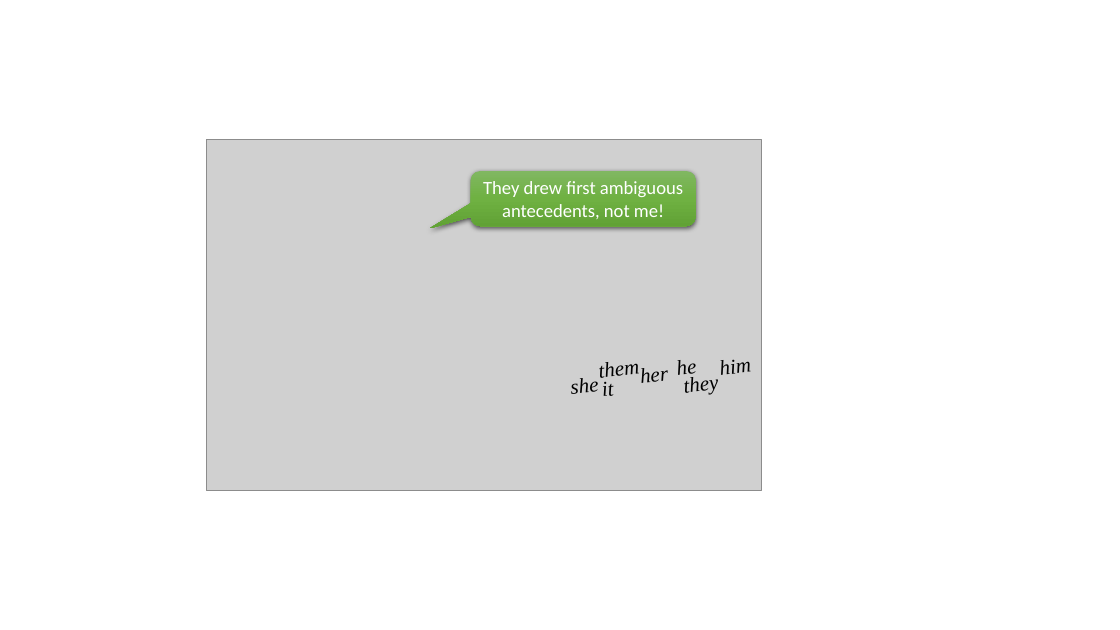
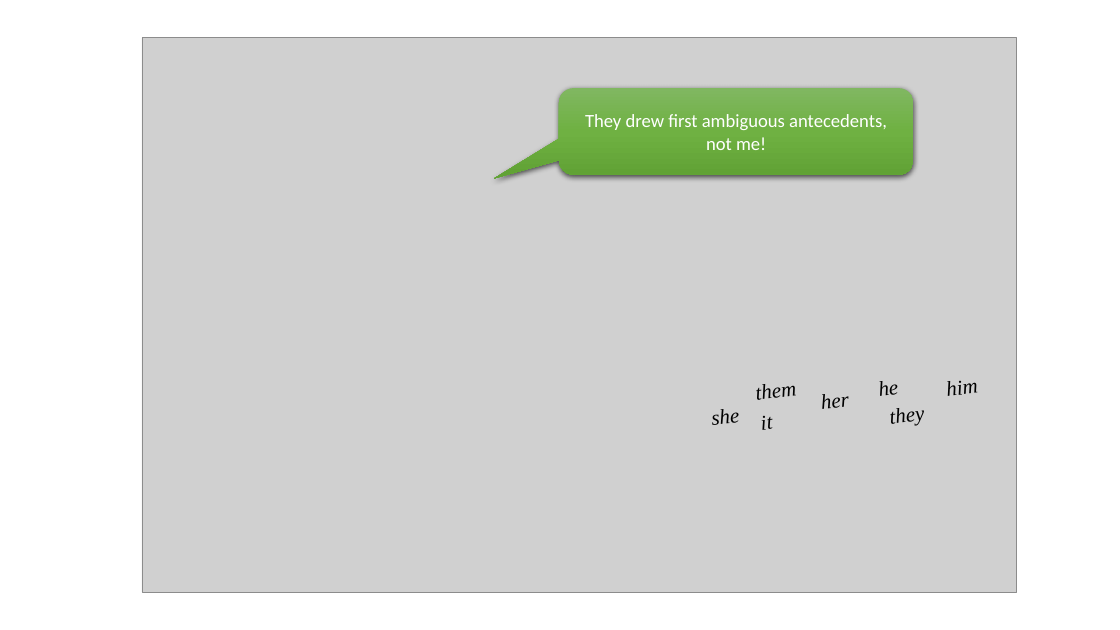
Before and after one commit to jurbanek/jurbanek.github.io, a slide deck: slide 2 of post/engineering-culture-use-precise-language/Images.pptx. Drawn at 1120x630 pixels with LibreOffice and Linux fonts; fonts in the diff are those of the drawing; grey boxes stand for pictures. Boxes give left, top, right and bottom in pixels: in the first picture for what was removed or moved away, otherwise in the second. Text is boxed around its words. In the diff, an @@ line names an element or a change of style, - is before the commit and + after.

```diff
--- a/post/engineering-culture-use-precise-language/Images.pptx
+++ b/post/engineering-culture-use-precise-language/Images.pptx
@@ picture: place and size @@
-picture at [207, 139, 761, 492]
+picture at [142, 38, 1017, 592]
@@ rounded speech box "They drew first ambiguous antecedents, ...": place and size @@
-rounded speech box "They drew first ambiguous antecedents, ..." at [471, 171, 697, 226]
+rounded speech box "They drew first ambiguous antecedents, ..." at [560, 88, 914, 175]
@@ text "them": place and size @@
-text "them" at [599, 362, 639, 378]
+text "them" at [756, 384, 796, 400]
@@ text "her": place and size @@
-text "her" at [641, 368, 669, 383]
+text "her" at [822, 394, 850, 409]
@@ text "he" rewrapped from [677, 360, 697, 381] to [879, 381, 899, 396] @@
@@ text "him": place and size @@
-text "him" at [720, 359, 751, 375]
+text "him" at [947, 381, 978, 396]
@@ text "she": place and size @@
-text "she" at [571, 378, 599, 394]
+text "she" at [712, 409, 740, 425]
@@ text "it": place and size @@
-text "it" at [603, 382, 615, 396]
+text "it" at [761, 416, 773, 430]
@@ text "they": place and size @@
-text "they" at [684, 377, 719, 395]
+text "they" at [890, 408, 925, 426]
```
Also in this commit, not shown: 2 slides added, 2 slides removed, 7 other files.
